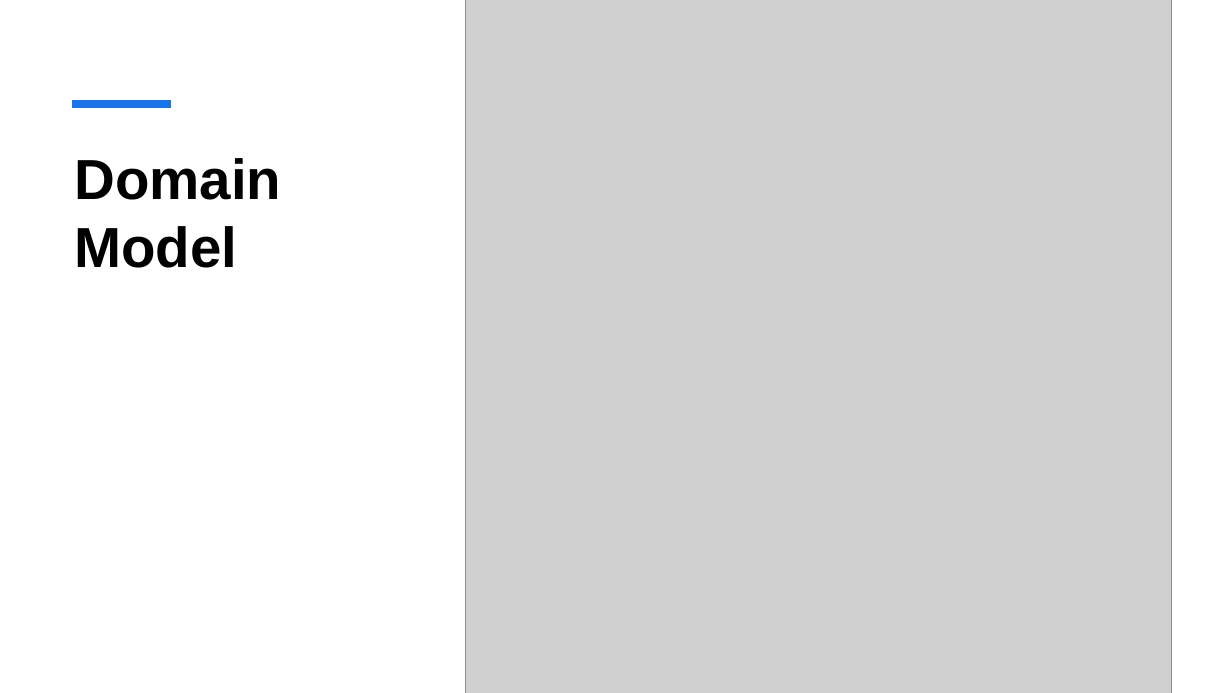
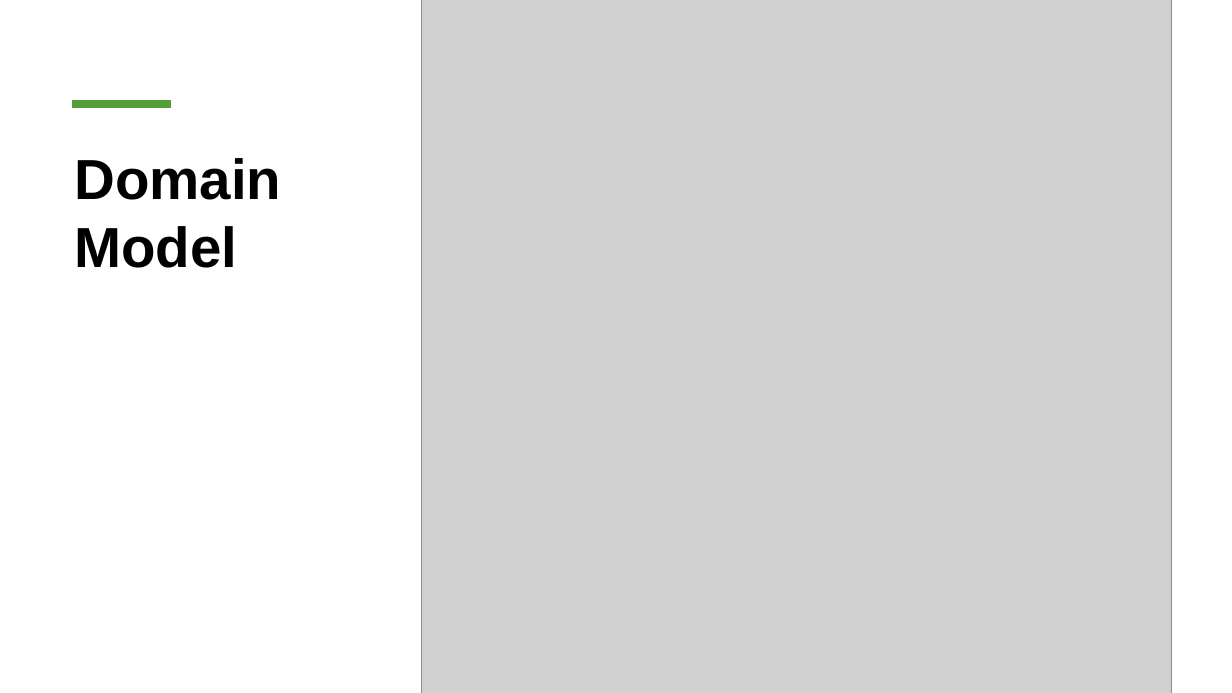
Before and after one commit to calvin-cs262-fall2025-teamI/Project, a slide deck: slide 5 of ParkmasterPresentationDraft.pptx. Drawn at 1232x693 pixels with LibreOffice and Linux fonts; fonts in the diff are those of the drawing; grey boxes stand for pictures. Boxes give left, top, right and bottom in pixels: in the first picture for what was removed or moved away, otherwise in the second. Text is boxed around its words. In the diff, an @@ line names an element or a change of style, - is before the commit and + after.

Commit message:
final update to slides

```diff
--- a/ParkmasterPresentationDraft.pptx
+++ b/ParkmasterPresentationDraft.pptx
@@ picture: place and size @@
-picture at (466,0,1172,693)
+picture at (422,0,1172,693)
@@ line (72, 104) - (171, 104): stroke #1973EB 6 pt to #549E39 6 pt @@
```
Also in this commit, not shown: 7 other slides changed.
